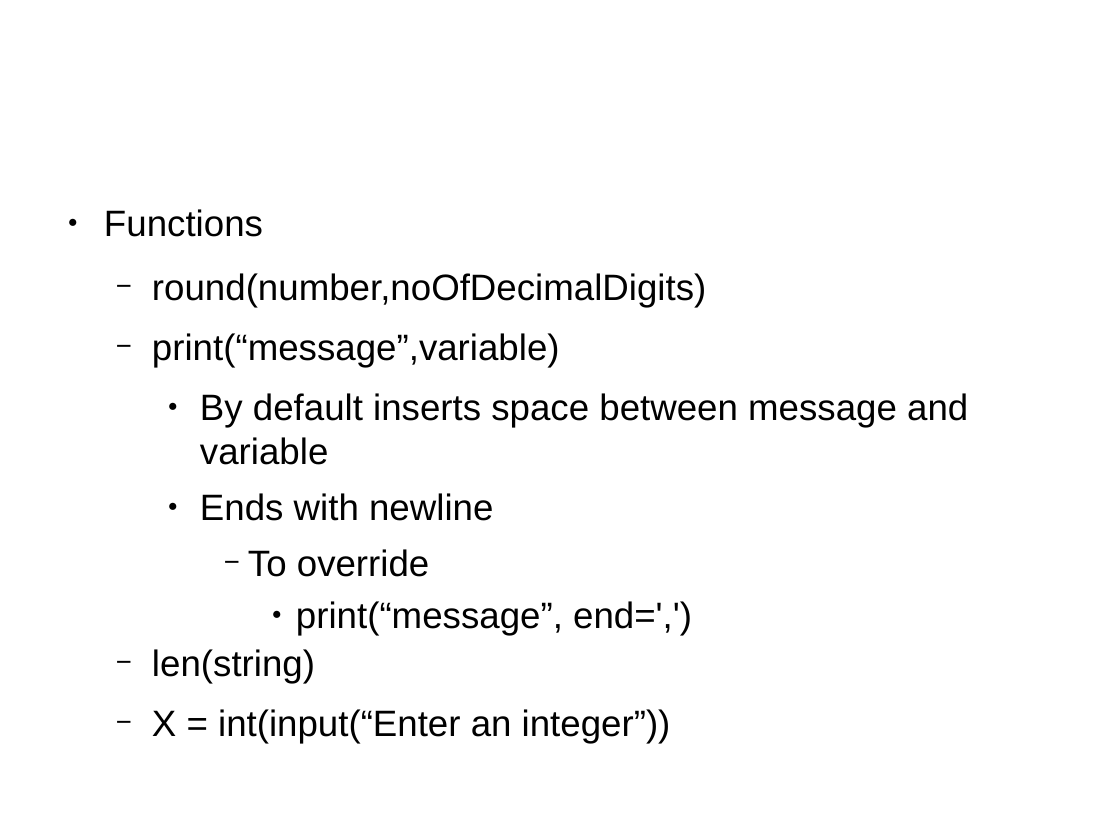
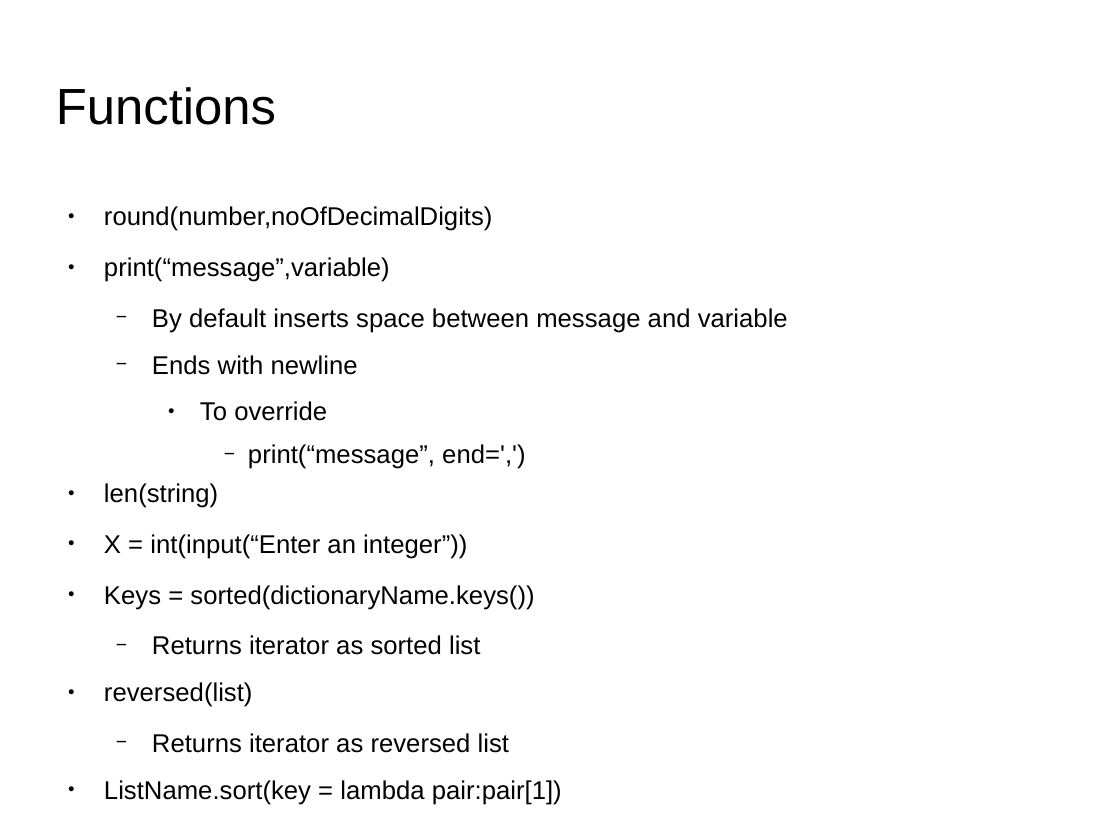
Before and after one commit to shikha-desai/Internship_PreWork, a slide deck: slide 20 of Python/Python_Notes.odp (slide 11 before the commit). Drawn at 1120x840 pixels with LibreOffice and Linux fonts; fonts in the diff are those of the drawing; background and template pictures are left out. Boxes give left, top, right and bottom in pixels: in the first picture for what was removed or moved away, otherwise in the second. Text is boxed around its words. In the diff, an @@ line names an element or a change of style, - is before the commit and + after.

```diff
--- a/Python/Python_Notes.odp
+++ b/Python/Python_Notes.odp
@@ title added at box(56, 87, 276, 125), 36 pt, text #000000 @@
+Functions
@@ text at box(104, 209, 263, 237): paragraph removed @@
-● Functions
@@ text at box(104, 206, 788, 559): size 26 to 18.2 pt in "round(number,noOfDecimalDigits)", "print(“message”,variable)", "By default inserts space between message and ...", "Ends with newline" and 4 more places; bullet − to ●; list level 2 to 1 in "round(number,noOfDecimalDigits)"; list level 2 to 1 in "print(“message”,variable)"; bullet ● to −; list level 3 to 2 in "By default inserts space between ..."; list level 3 to 2 in "Ends with newline"; list level 4 to 3 in "To override"; list level 5 to 4 in "print(“message”, end=',')"; list level 2 to 1 in "len(string)"; list level 2 to 1 in "X = int(input(“Enter an integer”))" @@
@@ text at box(104, 585, 562, 805): paragraphs added @@
+● Keys = sorted(dictionaryName.keys())
+  − Returns iterator as sorted list
+● reversed(list)
+  − Returns iterator as reversed list
+● ListName.sort(key = lambda pair:pair[1])
```
Also in this commit, not shown: 9 other slides changed, 24 slides added, 3 other files.
